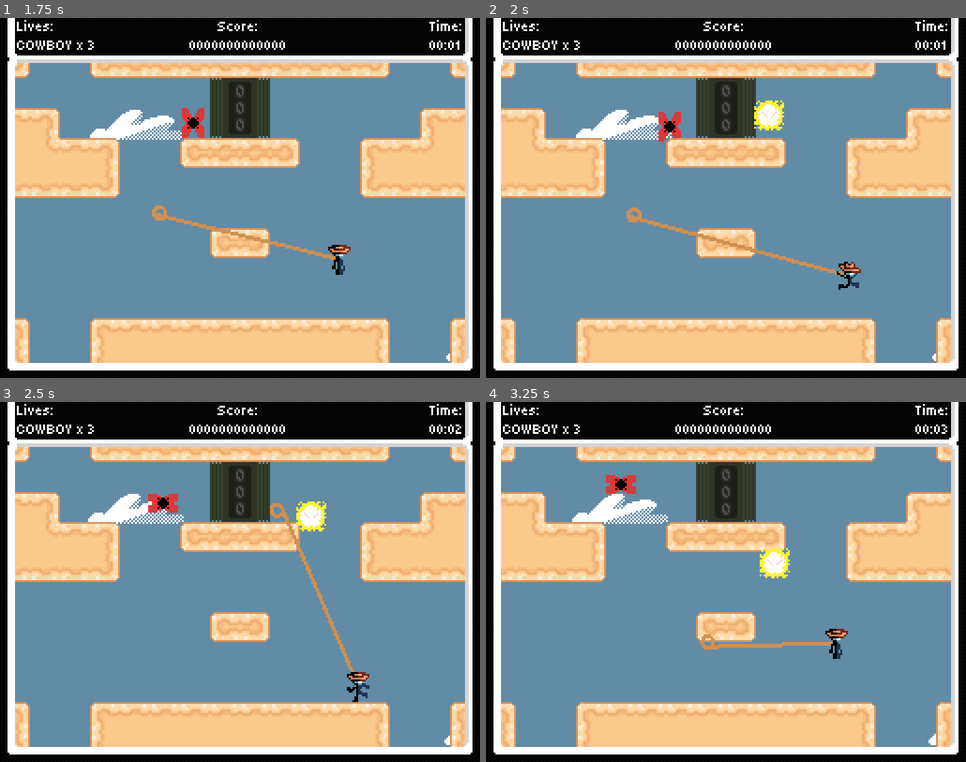
Above: before the commit, frames 1-4 (two rows, left to right).
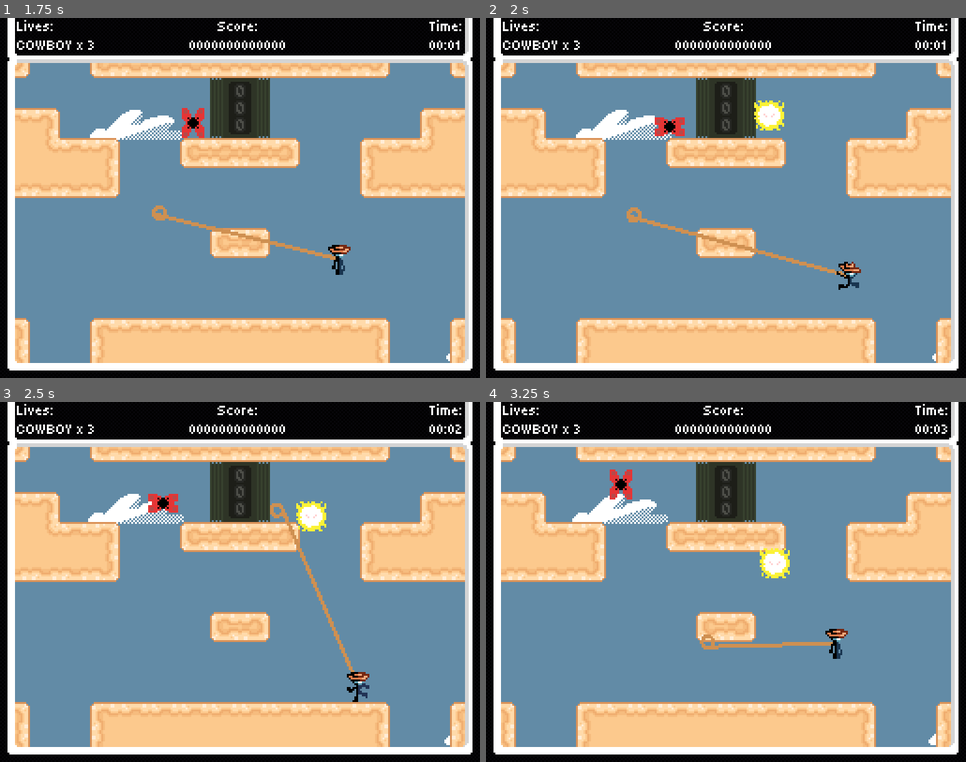
Above: after the commit, the same moments.

Repository: Jcodefox/GMTK-2025
Game: Godot game, scene res://scenes/topscenes/gameplay_topscene.tscn
Same seed, same stepped clock (60 frames per second), same inputs: the game is played once before the commit and once after it.
Inputs (mouse positions are in pixels of both pictures, inside the frame that each line leads up to):
- Up to frame 1 (1.75 s): move the mouse to (345, 180) at 0.52 s; hold D (move_right) from 0.53 s (still down); click (345, 180) at 0.6 s; tap Space (move_jump) at 0.77, 1.52 s; move the mouse to (144, 216) at 1.27 s; click (144, 216) at 1.35 s
- Up to frame 2 (2 s): keep holding D (move_right)
- Up to frame 3 (2.5 s): move the mouse to (288, 502) at 2.02 s; release D (move_right) at 2.03 s; hold A (move_left) from 2.03 s (still down); click (288, 502) at 2.1 s
- Up to frame 4 (3.25 s): move the mouse to (702, 654) at 2.77 s; release A (move_left) at 2.78 s; hold D (move_right) from 2.78 s (still down); click (702, 654) at 2.85 s; tap Space (move_jump) at 3.02 s

Frame 1 is identical in both runs. In frame 2, 0.3% of the frame differs, in the area x 35-63%, y 22-35%; in frame 3, 0.1%; in frame 4, 0.3%, in the area x 25-64%, y 18-49%.

Commit message:
Update enemy animations

Diff:
--- a/assets/art/enemies/mothic_sprite_frames.tres
+++ b/assets/art/enemies/mothic_sprite_frames.tres
@@ -14,5 +14,5 @@
 }],
 "loop": true,
 "name": &"default",
-"speed": 10.0
+"speed": 12.0
 }]
--- a/assets/art/enemies/shockwisp_sprite_frames.tres
+++ b/assets/art/enemies/shockwisp_sprite_frames.tres
@@ -14,5 +14,5 @@
 }],
 "loop": true,
 "name": &"default",
-"speed": 5.0
+"speed": 16.0
 }]
Binary file changed: assets/art/enemies/shockwisp_1.png
Binary file changed: assets/art/enemies/shockwisp_2.png
Not shown: 1 places in scenes/prefabs/float_score_num.tscn that only renumber resources
Not shown: 1 places in scenes/prefabs/hud.tscn that only renumber resources
Not shown: 1 places in scenes/topscenes/gameplay_topscene.tscn that only renumber resources
